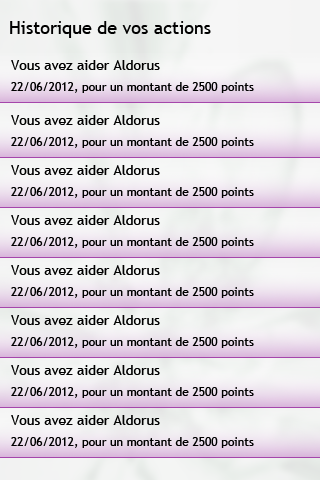
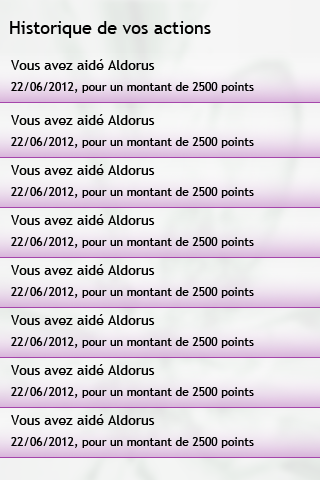
Layer changes from the first 320×480 image to the second:
renamed "Vous avez aider Aldorus" to "Vous avez aidé Aldorus", painted on it over [96, 414, 160, 425]
renamed "Vous avez aider Aldorus" to "Vous avez aidé Aldorus", painted on it over [96, 364, 160, 375]
renamed "Vous avez aider Aldorus" to "Vous avez aidé Aldorus", painted on it over [96, 314, 160, 325]
renamed "Vous avez aider Aldorus" to "Vous avez aidé Aldorus", painted on it over [96, 264, 160, 275]
renamed "Vous avez aider Aldorus" to "Vous avez aidé Aldorus", painted on it over [96, 214, 160, 225]
renamed "Vous avez aider Aldorus" to "Vous avez aidé Aldorus", painted on it over [96, 164, 160, 175]
renamed "Vous avez aider Aldorus" to "Vous avez aidé Aldorus", painted on it over [96, 114, 160, 125]
renamed "Vous avez aider Aldorus" to "Vous avez aidé Aldorus", painted on it over [96, 59, 160, 70]
